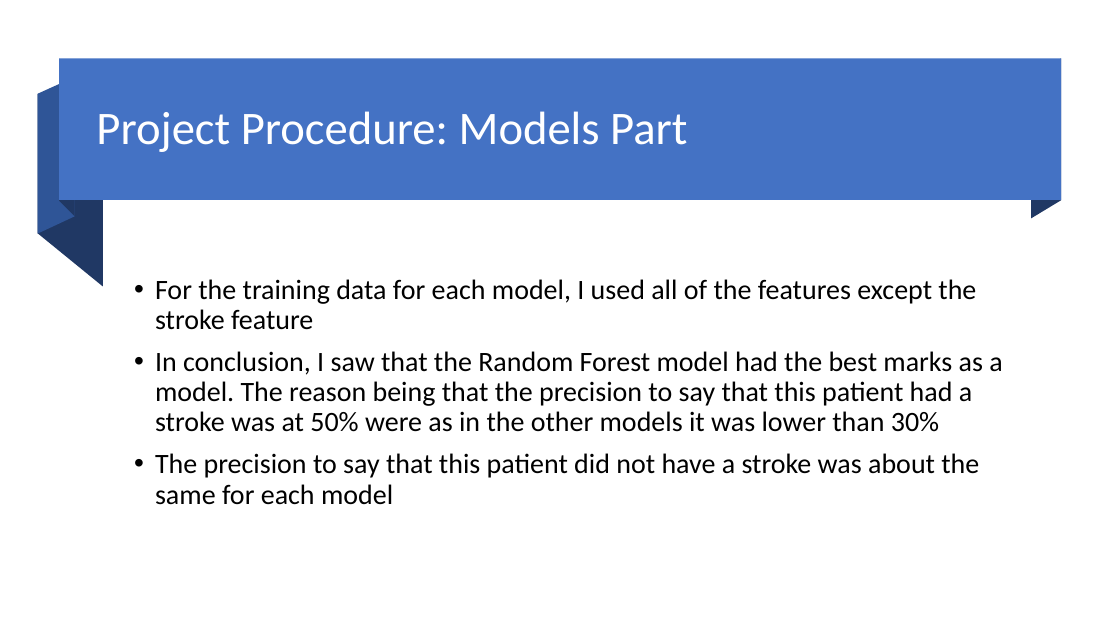
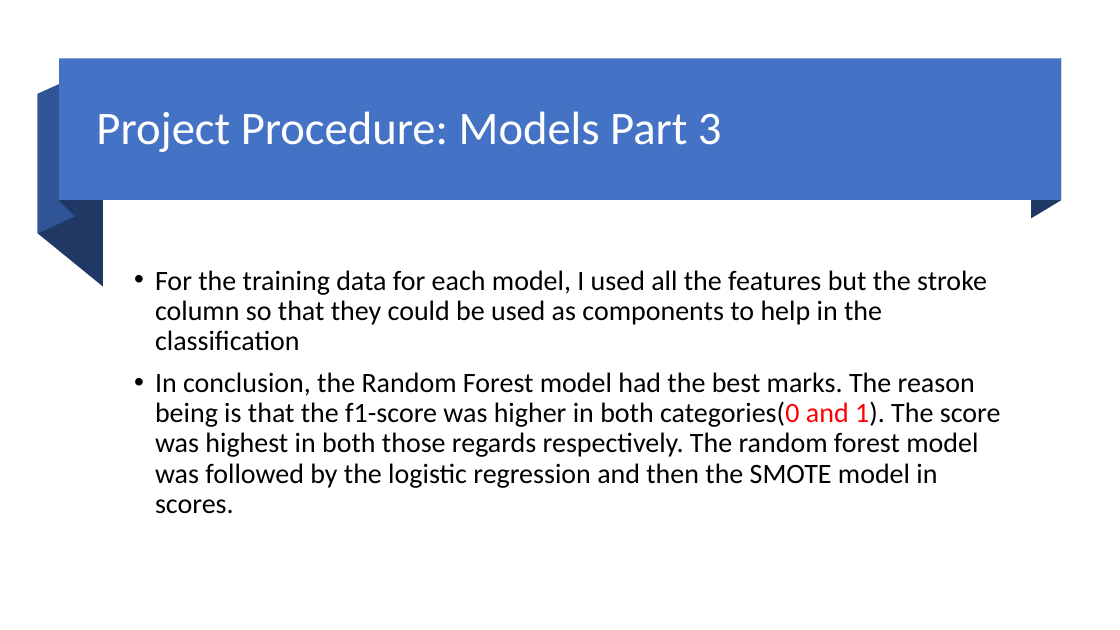
Before and after one commit to willudeh99/Stroke-Prediction, a slide deck: slide 7 of Stroke prediction power_point.pptx. Drawn at 1120x630 pixels with LibreOffice and Linux fonts; fonts in the diff are those of the drawing. Boxes give left, top, right and bottom in pixels: in the first picture for what was removed or moved away, otherwise in the second. Text is boxed around its words. In the diff, an @@ line names an element or a change of style, - is before the commit and + after.

Commit message:
final updates to project

```diff
--- a/Stroke prediction power_point.pptx
+++ b/Stroke prediction power_point.pptx
@@ title at box(96, 111, 722, 152): text changed @@
-Project Procedure: Models Part
+Project Procedure: Models Part 3
@@ text at box(155, 270, 1001, 514): text changed @@
-• For the training data for each model, I used all of the features except the stroke feature
-• In conclusion, I saw that the Random Forest model had the best marks as a model. The reason being that the precision to say that this patient had a stroke was at 50% were as in the other models it was lower than 30%
-• The precision to say that this patient did not have a stroke was about the same for each model
+• For the training data for each model, I used all the features but the stroke column so that they could be used as components to help in the classification
+• In conclusion, the Random Forest model had the best marks. The reason being is that the f1-score was higher in both categories(0 and 1). The score was highest in both those regards respectively. The random forest model was followed by the logistic regression and then the SMOTE model in scores.
```
Also in this commit, not shown: 3 other slides changed, 1 slide added, 1 other file.
